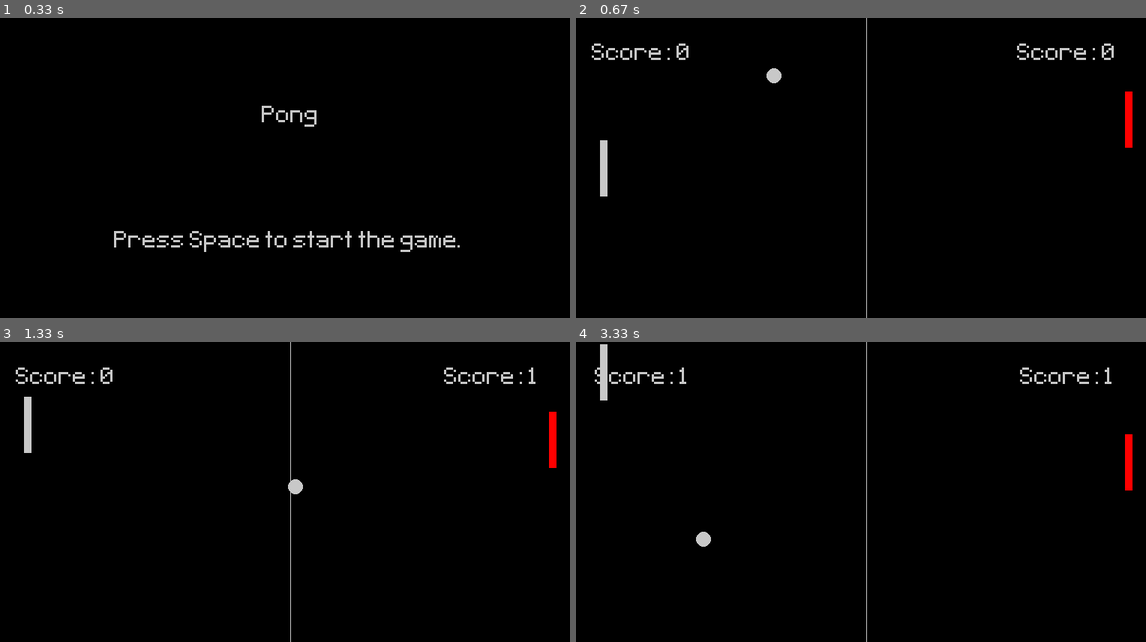
Above: before the commit, frames 1-4 (two rows, left to right).
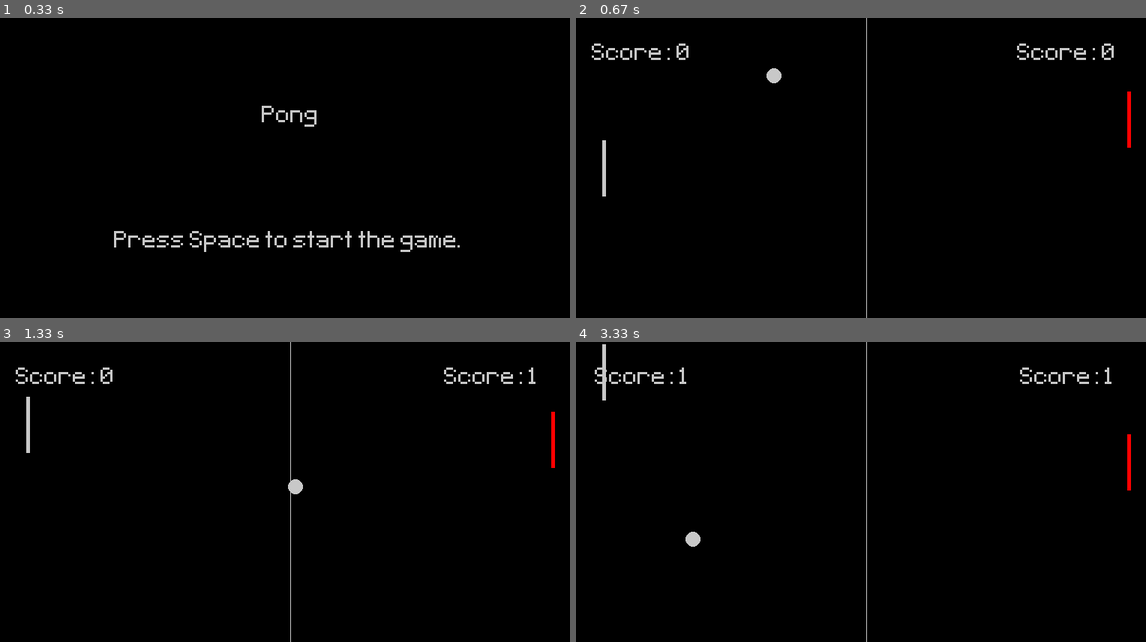
Above: after the commit, the same moments.

Repository: LifeofSwervo/Games
Game: pygame game, started from Pong/main.py
Two runs of this game, one before a commit and one after it. Both use one fixed random seed, a clock stepped at 60 frames per second and the inputs below.
Inputs:
- Up to frame 1 (0.33 s): no input
- Up to frame 2 (0.67 s): tap Space at 0.33 s
- Up to frame 3 (1.33 s): hold Up 0.67-1.13 s; tap Space at 0.73, 1.03, 1.23 s; hold Down from 1.17 s (still down)
- Up to frame 4 (3.33 s): release Down at 1.47 s; hold Up 1.5-1.87 s; tap Space at 1.57, 1.97, 2.37, 2.7, 3.03 s; hold Down 1.9-2.27 s; hold Up 2.3-2.6 s; hold Down 2.63-2.93 s; hold Up from 2.97 s (still down)

Frame 1 is identical in both runs. In frame 2, 0.2% of the frame differs, in the area x 4-98%, y 24-60%; in frame 3, 0.2%; in frame 4, 0.4%, in the area x 4-98%, y 0-69%.

Commit message:
Player / Enemy size downsized

Diff:
--- a/Pong/enemy.py
+++ b/Pong/enemy.py
@@ -3,7 +3,7 @@
 class Enemy(pg.sprite.Sprite):
     def __init__(self): # Initilizer
         super().__init__()
-        self.image = pg.Surface((10, 75))
+        self.image = pg.Surface((5, 75))
         self.image.fill('red')
         self.rect = self.image.get_rect(center = (750, 200))
 
--- a/Pong/player.py
+++ b/Pong/player.py
@@ -3,7 +3,7 @@
 class Player(pg.sprite.Sprite):
     def __init__(self, constraint): # Initilizer
         super().__init__()
-        self.image = pg.Surface((10, 75))
+        self.image = pg.Surface((5, 75))
         self.image.fill((200, 200, 200))
         self.rect = self.image.get_rect(center = (50, 200))
 
